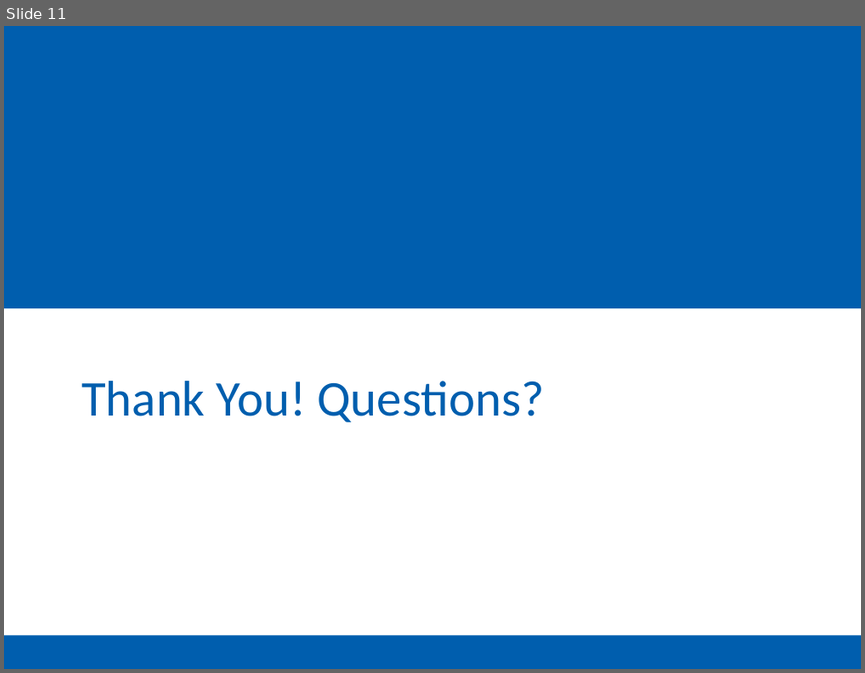
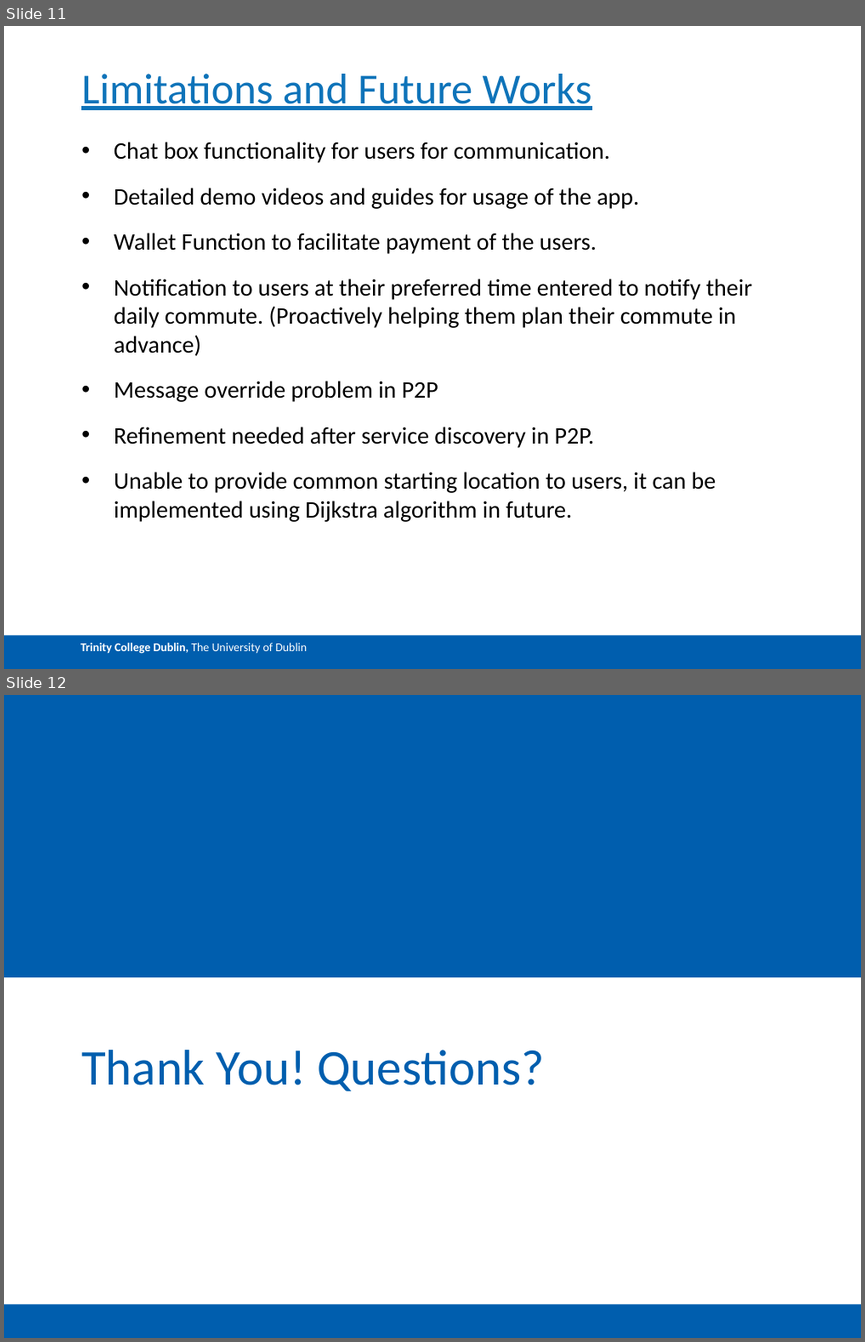
Before and after one commit to ppkkll/LoginPage, a slide deck: Documents/ASE Demo Group 9.pptx. Shown one above the other, each under a label of ours: slide 11 before the commit, slides 11 and 12 after it. The pictures are 865x673 and 865x1342 pixels, drawn with LibreOffice and Linux fonts; fonts in the diff are those of the drawing; background and template pictures are left out. Boxes give left, top, right and bottom in pixels: in the first picture for what was removed or moved away, otherwise in the second. Text is boxed around its words. In the diff, an @@ line names an element or a change of style, - is before the commit and + after.

```diff
--- a/Documents/ASE Demo Group 9.pptx
+++ b/Documents/ASE Demo Group 9.pptx
@@ slide 11 added at box(4, 26, 861, 669), background #FFFFFF @@
@@ title added at box(81, 74, 592, 110), 36 pt, text #0E73B9, underline @@
+Limitations and Future Works
@@ text added at box(114, 142, 752, 522), 20 pt, text #000000 @@
+• Chat box functionality for users for communication.
+• Detailed demo videos and guides for usage of the app.
+• Wallet Function to facilitate payment of the users.
+• Notification to users at their preferred time entered to notify their daily commute. (Proactively helping them plan their commute in advance)
+• Message override problem in P2P
+• Refinement needed after service discovery in P2P.
+• Unable to provide common starting location to users, it can be implemented using Dijkstra algorithm in future.
@@ rectangle added at box(4, 635, 861, 669), fill #005EAE, 10 pt, text #FFFFFF, bold @@
+Trinity College Dublin, The University of Dublin
@@ what was slide 11 is now slide 12 @@
```
Also in this commit, not shown: 9 slides changed, 1 other slide added, 1 slide removed.
